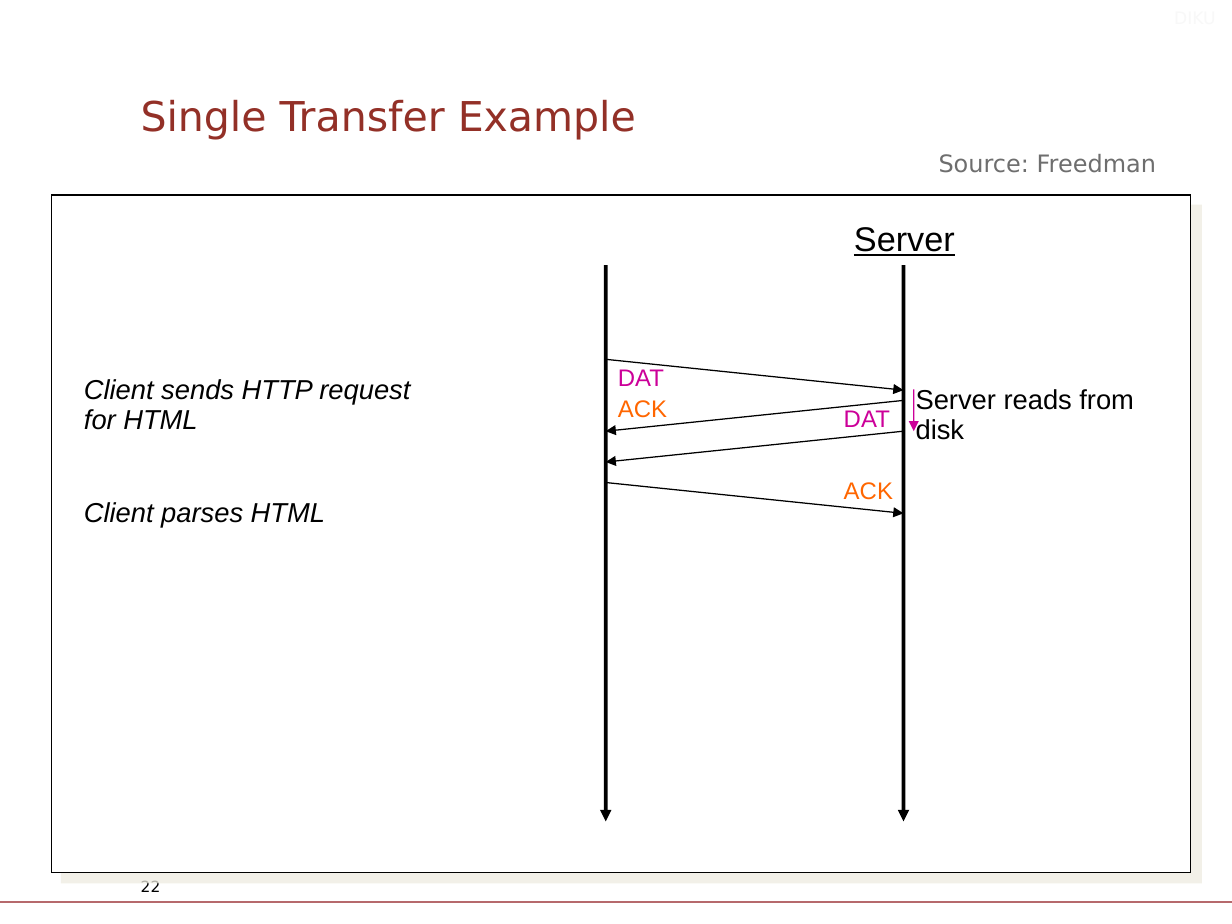
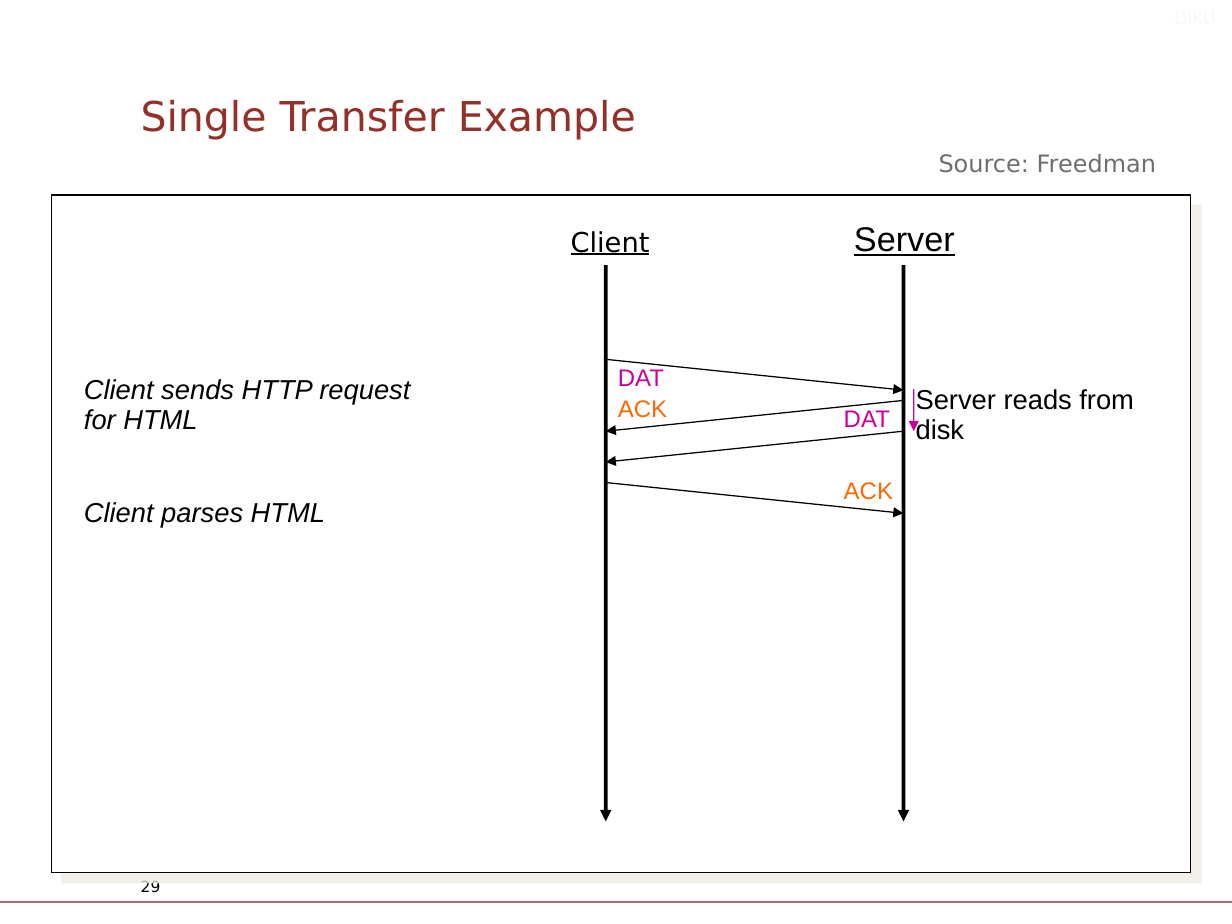
Before and after one commit to diku-compSys/compSys-e2021-pub, a slide deck: slide 29 of lectures/211103_application_layer_http/slides.odp (slide 22 before the commit). Drawn at 1232x924 pixels with LibreOffice and Linux fonts; fonts in the diff are those of the drawing; background and template pictures are left out. Boxes give left, top, right and bottom in pixels: in the first picture for what was removed or moved away, otherwise in the second. Text is boxed around its words. In the diff, an @@ line names an element or a change of style, - is before the commit and + after.

```diff
--- a/lectures/211103_application_layer_http/slides.odp
+++ b/lectures/211103_application_layer_http/slides.odp
@@ text added at (x1=571, y1=231, x2=650, y2=255), 16 pt, text #000000, underline @@
+Client
@@ page number at (x1=141, y1=881, x2=161, y2=892): text changed @@
-22
+29
```
Also in this commit, not shown: 11 other slides changed, 8 slides added, 3 other files.
